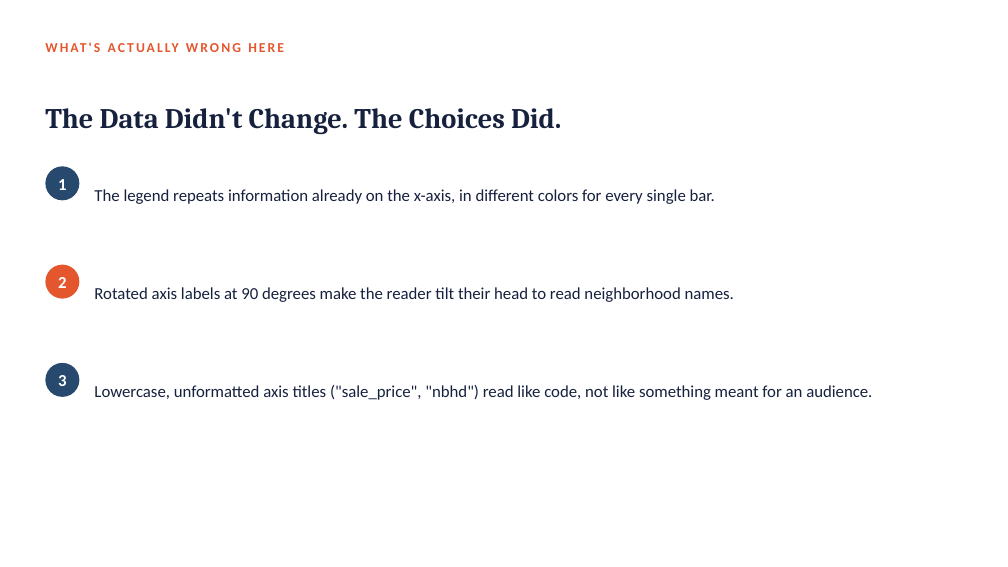
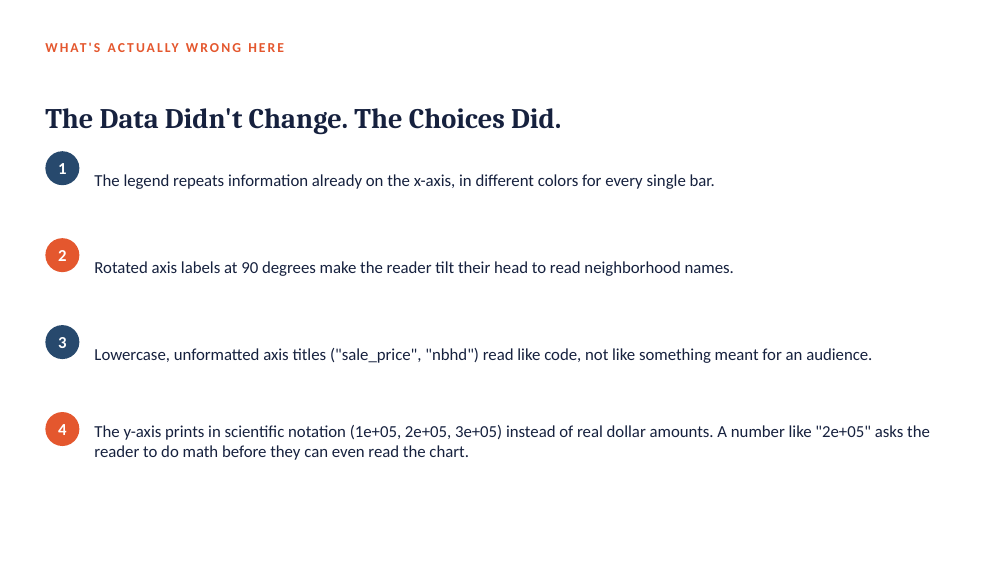
Before and after one commit to fmurital/Teaching-Curriculum, a slide deck: slide 52 of DATA-3230-Data-Visualization/02_Problems_and_Principles_in_Communicating_Data/Lecture_Slides/Module02_Problems_and_Principles_in_Communicating_Data.pptx (slide 51 before the commit). Drawn at 1008x567 pixels with LibreOffice and Linux fonts; fonts in the diff are those of the drawing. Boxes give left, top, right and bottom in pixels: in the first picture for what was removed or moved away, otherwise in the second. Text is boxed around its words. In the diff, an @@ line names an element or a change of style, - is before the commit and + after.

Commit message:
Module 2 formatting fixes: flag scientific-notation axis as a bad-aesthetics example, add a finished (comma/dollar-formatted) version after the by-year raw printout

```diff
--- a/DATA-3230-Data-Visualization/02_Problems_and_Principles_in_Communicating_Data/Lecture_Slides/Module02_Problems_and_Principles_in_Communicating_Data.pptx
+++ b/DATA-3230-Data-Visualization/02_Problems_and_Principles_in_Communicating_Data/Lecture_Slides/Module02_Problems_and_Principles_in_Communicating_Data.pptx
@@ 2 texts, 1 ellipse: place and size @@
-2 texts, 1 ellipse at <box>45,166,715,204</box>
+2 texts, 1 ellipse at <box>45,151,715,189</box>
@@ 2 texts, 1 ellipse: place and size @@
-2 texts, 1 ellipse at <box>45,265,734,302</box>
+2 texts, 1 ellipse at <box>45,238,734,276</box>
@@ 2 texts, 1 ellipse: place and size @@
-2 texts, 1 ellipse at <box>45,363,872,400</box>
+2 texts, 1 ellipse at <box>45,325,872,363</box>
@@ ellipse added at <box>45,412,79,446</box>, fill #E4572E @@
@@ text added at <box>58,424,66,435</box>, 16 pt, text #FFFFFF, bold @@
+4
@@ text added at <box>94,425,930,460</box>, 16 pt, text #16213E @@
+The y-axis prints in scientific notation (1e+05, 2e+05, 3e+05) instead of real dollar amounts. A number like "2e+05" asks the reader to do math before they can even read the chart.
```
Also in this commit, not shown: 1 slide added, 2 other files.
